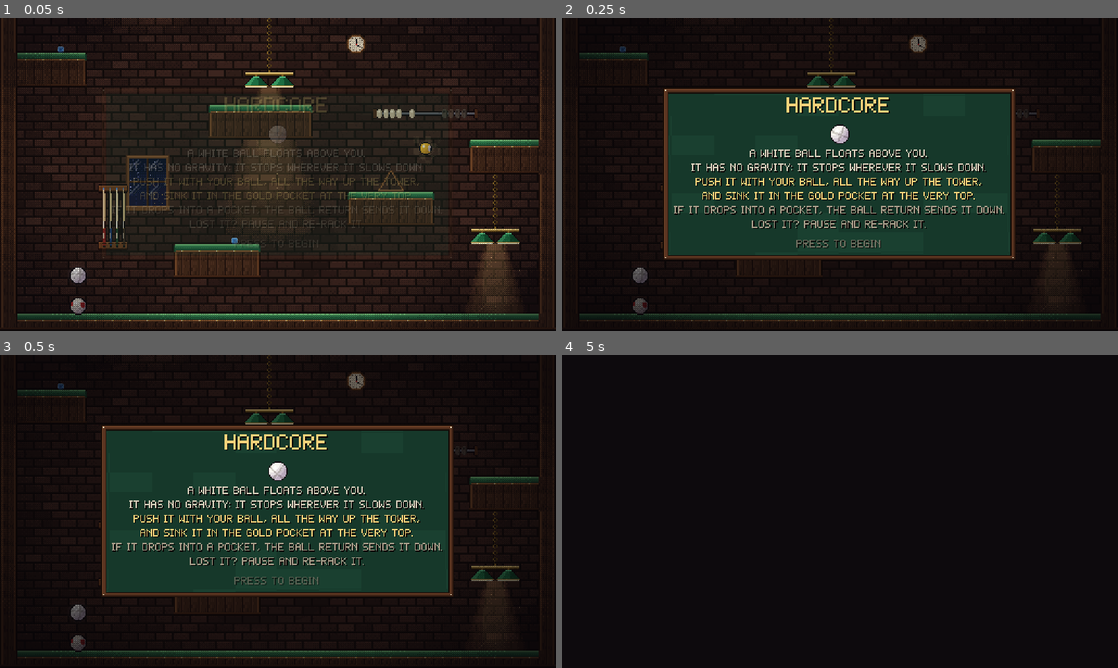
Above: before the commit, frames 1-4 (two rows, left to right).
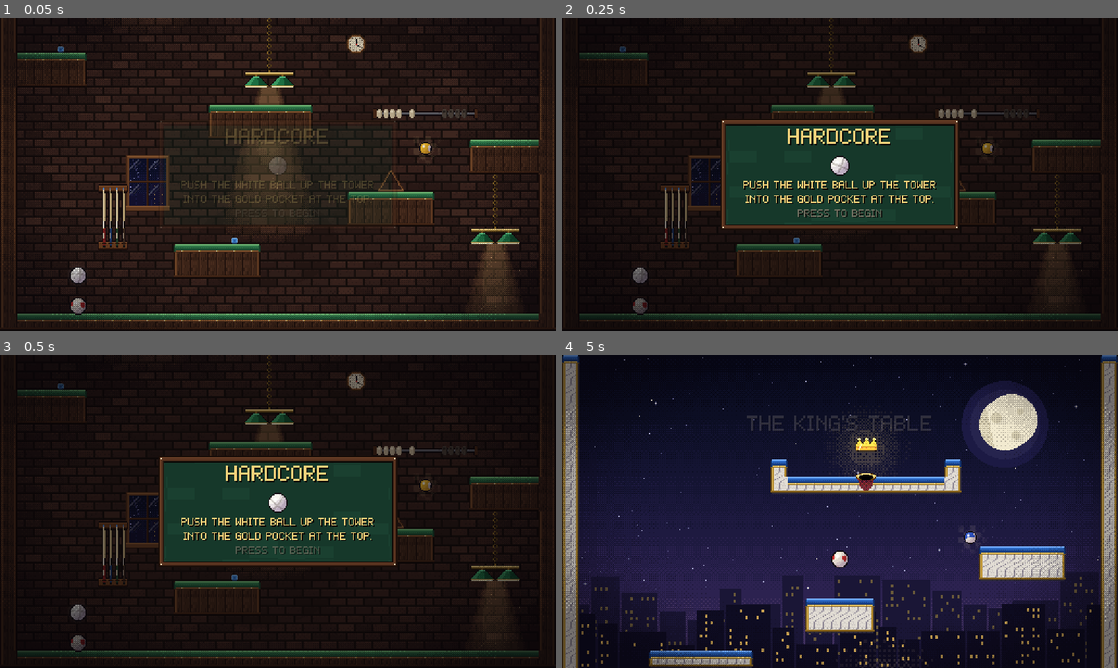
Above: after the commit, the same moments.

Repository: AmitShok/billiard-king
Game: Godot game, scene res://tests/hardcore_test.tscn
Two runs of this game, one before a commit and one after it. Both use one fixed random seed, a clock stepped at 60 frames per second and the inputs below. This scene is started directly instead of the project's main scene.
Inputs (mouse positions are in pixels of both pictures, inside the frame that each line leads up to):
- Up to frame 1 (0.05 s): no input
- Up to frame 2 (0.25 s): no input
- Up to frame 3 (0.5 s): no input
- Up to frame 4 (5 s): tap Enter (ui_accept) at 0.5, 0.77, 3.77 s; move the mouse to (962, 495) at 0.52 s; hold Right 0.53-1.25 s; hold A (aim_left) 0.53-1.25 s; click (962, 495) at 0.67 s; drag from (728, 527) to (812, 574) at 1.27 s; move the mouse to (895, 442) at 2.02 s; hold Right 2.03-2.75 s; hold Space (charge) 2.03-2.75 s; drag from (812, 574) to (673, 464) at 2.77 s; move the mouse to (1006, 558) at 3.52 s; hold Left 3.53-4.25 s; hold Up (look_up) 3.53-4.25 s; tap Escape (pause) at 4.15 s; drag from (673, 464) to (756, 433) at 4.27 s

The runs differ from the first frame. In frame 1, 3.6% of the frame differs, in the area x 18-82%, y 22-77%; in frame 2, 24%; in frame 3, 24%; in frame 4, 65%, in the area x 0-100%, y 0-100%.

Commit message:
Give each mode its own short goal pop-up
- Shared GoalIntro pop-up (pauses, closes on release, skipped on continue)
- Classic: "The climb" with your ball: reach the gold pocket at the top
- Hardcore, now two short lines with the white ball: push the white ball
  up the tower into the gold pocket at the top
- Tests switch the pop-up off where it isn't under test; new checks for
  both pop-ups (Hardcore/music suite 44/44); captures of both

Co-Authored-By: Claude Opus 5.5 <noreply@anthropic.com>

Diff:
--- a/scripts/ui/hardcore_intro.gd
+++ b/scripts/ui/goal_intro.gd
@@ -1,7 +1,7 @@
-class_name HardcoreIntro
+class_name GoalIntro
 extends Control
-## Pop-up shown when a Hardcore climb starts: explains the goal and holds
-## the game paused until dismissed. It closes on *release* so the press that
+## Short pop-up shown when a new climb starts, stating the goal. Holds the
+## game paused until dismissed, and closes on *release* so the press that
 ## dismisses it can't also start a charge.
 
 signal dismissed
@@ -10,31 +10,34 @@
 var _ball: BallVisual
 
 
+## title: heading; lines: one or two short lines; ball: skin number to show.
+func setup(title: String, lines: String, ball: int) -> GoalIntro:
+	set_meta("title", title)
+	set_meta("lines", lines)
+	set_meta("ball", ball)
+	return self
+
+
 func _ready() -> void:
 	set_anchors_and_offsets_preset(Control.PRESET_FULL_RECT)
 	theme = UIKit.theme()
 	process_mode = Node.PROCESS_MODE_ALWAYS
 	var dim := ColorRect.new()
-	dim.color = Color(0.02, 0.01, 0.02, 0.55)
+	dim.color = Color(0.02, 0.01, 0.02, 0.5)
 	dim.set_anchors_and_offsets_preset(Control.PRESET_FULL_RECT)
 	add_child(dim)
-	var box := UIKit.panel(self, Vector2(260, 0))
-	UIKit.heading(box, "Hardcore")
+	var box := UIKit.panel(self, Vector2(220, 0))
+	UIKit.heading(box, get_meta("title", "Goal"))
 	var holder := Control.new()
 	holder.custom_minimum_size = Vector2(0, 22)
 	box.add_child(holder)
 	_ball = BallVisual.new()
-	_ball.number = 16
+	_ball.number = get_meta("ball", 0)
 	_ball.diameter = 18
 	holder.add_child(_ball)
 	# Keep the ball centred however wide the panel ends up.
 	holder.resized.connect(func(): _ball.position = Vector2(roundf(holder.size.x / 2.0), 11))
-	UIKit.label(box, "A white ball floats above you.\nIt has no gravity: it stops wherever it slows down.")
-	UIKit.label(box, "Push it with your ball, all the way up the tower,\nand sink it in the gold pocket at the very top.", Color("f2d27a"))
-	UIKit.label(box, "If it drops into a pocket, the ball return sends it down.\nLost it? Pause and re-rack it.", Color("a89e8a"))
-	var gap := Control.new()
-	gap.custom_minimum_size = Vector2(0, 2)
-	box.add_child(gap)
+	UIKit.label(box, get_meta("lines", ""), Color("f2d27a"))
 	var hint := UIKit.label(box, "Press to begin", Color("8a8070"))
 	modulate.a = 0.0
 	var tw := create_tween()
--- a/scripts/world/game.gd
+++ b/scripts/world/game.gd
@@ -27,7 +27,8 @@
 var white: WhiteBall          # Hardcore only
 var white_start := Vector2.ZERO
 var _arrow: WhiteBallArrow
-var intro: HardcoreIntro      # Hardcore goal pop-up, while it is open
+var intro: GoalIntro          # goal pop-up, while it is open
+var show_intro := true        # tests that aren't about the pop-up switch it off
 
 var _title_label: Label
 var _toast: Label
@@ -81,6 +82,13 @@
 	player.lost_ball_found.connect(_on_lost_ball)
 	if hardcore():
 		_setup_white()
+	# A fresh climb (nothing struck yet) states the goal first.
+	if show_intro and SaveData.strokes == 0 and SaveData.run_time < 1.0:
+		if hardcore():
+			intro = GoalIntro.new().setup("Hardcore", "Push the white ball up the tower\ninto the gold pocket at the top.", 16)
+		else:
+			intro = GoalIntro.new().setup("The climb", "Reach the gold pocket\nat the top of the tower.", SaveData.skin)
+		hud.add_child(intro)
 	_update_screen(true)
 
 
@@ -395,10 +403,6 @@
 	_arrow = WhiteBallArrow.new()
 	hud.add_child(_arrow)
 	hud.move_child(_arrow, 0)
-	# A fresh climb (nothing struck yet) explains the goal first.
-	if SaveData.strokes == 0 and SaveData.run_time < 1.0:
-		intro = HardcoreIntro.new()
-		hud.add_child(intro)
 
 
 func _update_arrow() -> void:
--- a/tests/capture.gd
+++ b/tests/capture.gd
@@ -11,6 +11,7 @@
 	SaveData.start_new_run()
 	SaveData.seen_zones.assign([0, 1, 2, 3])
 	var game: Node2D = load("res://scenes/world/game.tscn").instantiate()
+	game.show_intro = false
 	add_child(game)
 	await _frames(10)
 	var tower: Tower = game.tower
@@ -62,6 +63,15 @@
 	_save("ball_rack.png")
 	SaveData.collected.clear()
 	title.queue_free()
+	await _frames(2)
+	# Classic goal pop-up on a fresh climb.
+	SaveData.start_new_run()
+	var cl: Node2D = load("res://scenes/world/game.tscn").instantiate()
+	add_child(cl)
+	await _frames(40)
+	_save("classic_intro.png")
+	cl.intro.dismiss()
+	cl.queue_free()
 	await _frames(2)
 	# Hardcore: the floating white ball, then the edge arrow when it's off screen.
 	SaveData.set_mode(SaveData.HARDCORE)
--- a/tests/gameplay_test.gd
+++ b/tests/gameplay_test.gd
@@ -210,6 +210,7 @@
 func _game_tests() -> void:
 	SaveData.start_new_run()
 	var game: Node2D = load("res://scenes/world/game.tscn").instantiate()
+	game.show_intro = false
 	add_child(game)
 	await _physics_frames(240)
 	var p: PlayerBall = game.player
--- a/tests/hardcore_test.gd
+++ b/tests/hardcore_test.gd
@@ -124,6 +124,7 @@
 	check("a fresh Hardcore climb opens the goal pop-up", is_instance_valid(game.intro) and get_tree().paused)
 	var words := " ".join(game.intro.find_children("*", "Label", true, false).map(func(l): return l.text)).to_lower()
 	check("pop-up explains pushing the white ball into the top pocket", words.contains("white ball") and words.contains("gold pocket") and words.contains("top"), words)
+	check("Hardcore pop-up is short and shows the white ball", game.intro.get_meta("lines").length() < 70 and game.intro._ball.number == 16 and words.contains("hardcore"))
 	await get_tree().create_timer(0.8, true, false, true).timeout
 	var release := InputEventAction.new()
 	release.action = "charge"
@@ -227,6 +228,13 @@
 	SaveData.start_new_run()
 	var game: Node2D = load("res://scenes/world/game.tscn").instantiate()
 	add_child(game)
+	await _frames(3)
+	# Each mode has its own goal pop-up: Classic's is about you, not a white ball.
+	check("a fresh Classic climb opens its own goal pop-up", is_instance_valid(game.intro) and get_tree().paused)
+	var words := " ".join(game.intro.find_children("*", "Label", true, false).map(func(l): return l.text)).to_lower()
+	check("Classic pop-up: reach the gold pocket at the top", words.contains("the climb") and words.contains("gold pocket") and words.contains("top") and not words.contains("white ball"), words)
+	check("Classic pop-up shows your own ball", game.intro._ball.number == SaveData.skin)
+	game.intro.dismiss()
 	await _physics(5)
 	check("climb starts with the Back Room theme", Sfx.current_music() == Sfx.MUSIC[0])
 	game.player.place(Vector2(256, -3 * 288 - 100))
--- a/tests/menu_test.gd
+++ b/tests/menu_test.gd
@@ -69,6 +69,7 @@
 	for n in range(1, 11):
 		SaveData.collect_ball(n)
 	var game: Node2D = load("res://scenes/world/game.tscn").instantiate()
+	game.show_intro = false
 	add_child(game)
 	await _physics(10)
 	var goal: Dictionary = {}
--- a/tests/props_test.gd
+++ b/tests/props_test.gd
@@ -21,6 +21,7 @@
 func _ready() -> void:
 	SaveData.start_new_run()
 	game = load("res://scenes/world/game.tscn").instantiate()
+	game.show_intro = false
 	add_child(game)
 	await _physics(30)
 	var decor: Node = game.tower.get_node("Decor")
@@ -94,6 +95,7 @@
 	await _frames(2)
 	SaveData.load_data()
 	game = load("res://scenes/world/game.tscn").instantiate()
+	game.show_intro = false
 	add_child(game)
 	await _physics(5)
 	var again: WindowProp = game.tower.get_node("Decor").get_node(win_name)
@@ -102,6 +104,7 @@
 	game.queue_free()
 	await _frames(2)
 	game = load("res://scenes/world/game.tscn").instantiate()
+	game.show_intro = false
 	add_child(game)
 	await _physics(5)
 	again = game.tower.get_node("Decor").get_node(win_name)
Binary file changed: docs/screenshots/ball_rack.png
Binary file added: docs/screenshots/classic_intro.png
Binary file changed: docs/screenshots/hardcore.png
Binary file changed: docs/screenshots/hardcore_arrow.png
Binary file changed: docs/screenshots/hardcore_intro.png
Not shown, added: docs/screenshots/hardcore_intro.png.import
Binary file changed: docs/screenshots/hardcore_start.png
Not shown, added: docs/screenshots/hardcore_start.png.import
Binary file changed: docs/screenshots/hint.png
Binary file changed: docs/screenshots/pause.png
Binary file changed: docs/screenshots/props_react.png
Binary file changed: docs/screenshots/screen_0.png
(and 16 more such lines)
